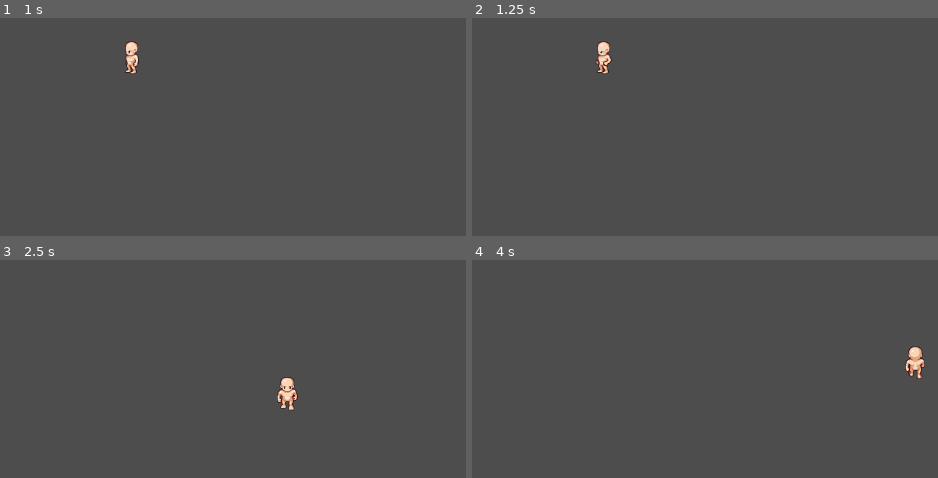
Above: before the commit, frames 1-4 (two rows, left to right).
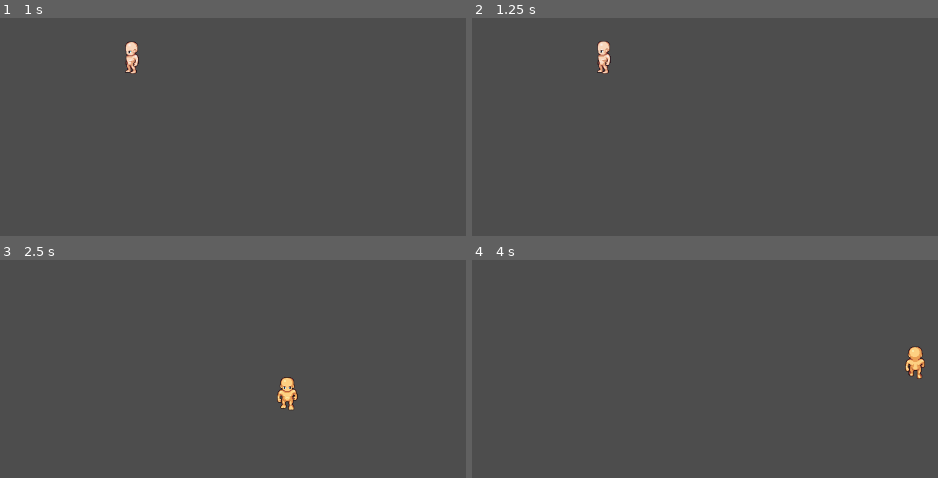
Above: after the commit, the same moments.

Repository: BuiChiBach/project-v-1
Game: Godot game, scene res://scenes/core/Main.tscn
The game is run twice, just before and just after one commit, with the same random seed, the same clock (stepped at 60 frames per second) and the same inputs.
Inputs:
- Up to frame 1 (1 s): click "Play" at 0.5 s
- Up to frame 2 (1.25 s): no input
- Up to frame 3 (2.5 s): tap Enter at 1.25 s; hold Right (ui_right) 1.28-2.03 s; tap 5 at 1.35, 2.3 s; tap 6 at 1.55, 2.1 s; hold Down (ui_down) from 2.03 s (still down)
- Up to frame 4 (4 s): release Down (ui_down) at 2.78 s; hold Right (ui_right) 2.78-3.53 s; tap 5 at 2.85, 3.8 s; tap 6 at 3.05, 3.6 s; hold Up (ui_up) from 3.53 s (still down)

Frame 1 is identical in both runs. In frame 2, 0.2% of the frame differs, in the area x 26-31%, y 10-23%; in frame 3, 0.3%, in the area x 59-64%, y 54-69%; in frame 4, 0.3%.

Commit message:
change texture base character and adjust a little swap palette

Diff:
--- a/scenes/hunters/Hunters.tscn
+++ b/scenes/hunters/Hunters.tscn
@@ -2,18 +2,9 @@
 
 [ext_resource type="Script" uid="uid://dneadke4kbr52" path="res://scripts/hunters/hunters.gd" id="1_u46lg"]
 [ext_resource type="Script" uid="uid://dxyomct08nbce" path="res://scripts/hunters/hunter_visual.gd" id="2_stjub"]
-[ext_resource type="Shader" uid="uid://d2fy726hfgu6n" path="res://shader/swap_palette.gdshader" id="4_trqko"]
 [ext_resource type="Texture2D" uid="uid://brght2mkg4rs1" path="res://assets/sprites/hunters/male_body_base.png" id="5_2houg"]
 [ext_resource type="Texture2D" uid="uid://bwy5fljkotnng" path="res://assets/sprites/hunters/male_head_base.png" id="6_bjgsj"]
 
-[sub_resource type="ShaderMaterial" id="ShaderMaterial_86km1"]
-shader = ExtResource("4_trqko")
-shader_parameter/colors_count = 0
-
-[sub_resource type="ShaderMaterial" id="ShaderMaterial_2houg"]
-shader = ExtResource("4_trqko")
-shader_parameter/colors_count = 0
-
 [sub_resource type="Animation" id="Animation_652te"]
 length = 0.001
 tracks/0/type = "value"
@@ -54,19 +45,19 @@
 "times": PackedFloat32Array(0, 0.5),
 "transitions": PackedFloat32Array(1, 1),
 "update": 1,
-"values": [26, 27]
-}
-tracks/1/type = "value"
-tracks/1/imported = false
-tracks/1/enabled = true
-tracks/1/path = NodePath("Head:frame")
-tracks/1/interp = 1
-tracks/1/loop_wrap = true
-tracks/1/keys = {
-"times": PackedFloat32Array(0, 0.5),
-"transitions": PackedFloat32Array(1, 1),
-"update": 1,
-"values": [26, 27]
+"values": [312, 313]
+}
+tracks/1/type = "value"
+tracks/1/imported = false
+tracks/1/enabled = true
+tracks/1/path = NodePath("Head:frame")
+tracks/1/interp = 1
+tracks/1/loop_wrap = true
+tracks/1/keys = {
+"times": PackedFloat32Array(0, 0.5),
+"transitions": PackedFloat32Array(1, 1),
+"update": 1,
+"values": [312, 313]
 }
 
 [sub_resource type="Animation" id="Animation_trqko"]
@@ -82,19 +73,19 @@
 "times": PackedFloat32Array(0, 0.5),
 "transitions": PackedFloat32Array(1, 1),
 "update": 1,
-"values": [13, 14]
-}
-tracks/1/type = "value"
-tracks/1/imported = false
-tracks/1/enabled = true
-tracks/1/path = NodePath("Head:frame")
-tracks/1/interp = 1
-tracks/1/loop_wrap = true
-tracks/1/keys = {
-"times": PackedFloat32Array(0, 0.5),
-"transitions": PackedFloat32Array(1, 1),
-"update": 1,
-"values": [13, 14]
+"values": [299, 300]
+}
+tracks/1/type = "value"
+tracks/1/imported = false
+tracks/1/enabled = true
+tracks/1/path = NodePath("Head:frame")
+tracks/1/interp = 1
+tracks/1/loop_wrap = true
+tracks/1/keys = {
+"times": PackedFloat32Array(0, 0.5),
+"transitions": PackedFloat32Array(1, 1),
+"update": 1,
+"values": [299, 300]
 }
 
 [sub_resource type="Animation" id="Animation_2houg"]
@@ -110,19 +101,19 @@
 "times": PackedFloat32Array(0, 0.5),
 "transitions": PackedFloat32Array(1, 1),
 "update": 1,
-"values": [39, 40]
-}
-tracks/1/type = "value"
-tracks/1/imported = false
-tracks/1/enabled = true
-tracks/1/path = NodePath("Head:frame")
-tracks/1/interp = 1
-tracks/1/loop_wrap = true
-tracks/1/keys = {
-"times": PackedFloat32Array(0, 0.5),
-"transitions": PackedFloat32Array(1, 1),
-"update": 1,
-"values": [39, 40]
+"values": [325, 326]
+}
+tracks/1/type = "value"
+tracks/1/imported = false
+tracks/1/enabled = true
+tracks/1/path = NodePath("Head:frame")
+tracks/1/interp = 1
+tracks/1/loop_wrap = true
+tracks/1/keys = {
+"times": PackedFloat32Array(0, 0.5),
+"transitions": PackedFloat32Array(1, 1),
+"update": 1,
+"values": [325, 326]
 }
 
 [sub_resource type="Animation" id="Animation_86km1"]
@@ -138,19 +129,19 @@
 "times": PackedFloat32Array(0, 0.5),
 "transitions": PackedFloat32Array(1, 1),
 "update": 1,
-"values": [0, 1]
-}
-tracks/1/type = "value"
-tracks/1/imported = false
-tracks/1/enabled = true
-tracks/1/path = NodePath("Head:frame")
-tracks/1/interp = 1
-tracks/1/loop_wrap = true
-tracks/1/keys = {
-"times": PackedFloat32Array(0, 0.5),
-"transitions": PackedFloat32Array(1, 1),
-"update": 1,
-"values": [0, 1]
+"values": [286, 287]
+}
+tracks/1/type = "value"
+tracks/1/imported = false
+tracks/1/enabled = true
+tracks/1/path = NodePath("Head:frame")
+tracks/1/interp = 1
+tracks/1/loop_wrap = true
+tracks/1/keys = {
+"times": PackedFloat32Array(0, 0.5),
+"transitions": PackedFloat32Array(1, 1),
+"update": 1,
+"values": [286, 287]
 }
 
 [sub_resource type="Animation" id="Animation_6olut"]
@@ -473,17 +464,15 @@
 script = ExtResource("2_stjub")
 
 [node name="Body" type="Sprite2D" parent="Visual" unique_id=1564838644]
-material = SubResource("ShaderMaterial_86km1")
 texture = ExtResource("5_2houg")
 hframes = 13
-vframes = 21
+vframes = 54
 frame = 14
 
 [node name="Head" type="Sprite2D" parent="Visual" unique_id=39142781]
-material = SubResource("ShaderMaterial_2houg")
 texture = ExtResource("6_bjgsj")
 hframes = 13
-vframes = 21
+vframes = 54
 frame = 14
 
 [node name="AnimationPlayer" type="AnimationPlayer" parent="Visual" unique_id=122931116]
--- a/scripts/hunters/hunter_visual.gd
+++ b/scripts/hunters/hunter_visual.gd
@@ -23,6 +23,8 @@
 	}
 }
 
+var swap_palette_shader_path = "res://shader/swap_palette.gdshader";
+
 @onready var body_sprite = $Body
 @onready var head_sprite = $Head
 
@@ -47,3 +49,24 @@
 func set_character_textures(body_texture_path: String, head_texture_path: String) -> void:
 	body_sprite.texture = load(body_texture_path)
 	head_sprite.texture = load(head_texture_path)
+
+
+# Swap body palette using shader
+func swap_head_body_palette(original_palette: String, new_palette: String, colors_count: int) -> void:
+	var original_tex = load(original_palette)
+	var new_tex = load(new_palette)
+	var shader = load(swap_palette_shader_path)
+
+	if original_tex == null or new_tex == null or shader == null:
+		print("ERROR: Failed to load palette textures or shader")
+		return
+
+	var material = ShaderMaterial.new()
+	material.shader = shader
+	material.set_shader_parameter("original_palette", original_tex)
+	material.set_shader_parameter("new_palette", new_tex)
+	material.set_shader_parameter("colors_count", colors_count)
+
+	body_sprite.material = material
+	head_sprite.material = material
+	print("Swapped hea/body palette: %s → %s (colors: %d)" % [original_palette, new_palette, colors_count])
--- a/scripts/hunters/hunters.gd
+++ b/scripts/hunters/hunters.gd
@@ -27,6 +27,14 @@
 			KEY_4:
 				set_character_type(visual.CharacterType.ZOMBIE)
 				print("Changed to ZOMBIE")
+			KEY_5:
+				# Swap to amber palette
+				visual.swap_head_body_palette("res://assets/palette/body/light.png", "res://assets/palette/body/amber.png", 6)
+			KEY_6:
+				# Swap back to light palette (remove shader)
+				visual.body_sprite.material = null
+				visual.head_sprite.material = null
+				print("Reset body to original palette")
 
 
 func _physics_process(delta: float) -> void:
Binary file changed: assets/sprites/enemies/skeleton_body_base.png
Binary file changed: assets/sprites/enemies/skeleton_head_base.png
Binary file changed: assets/sprites/enemies/zombie_body_base.png
Binary file changed: assets/sprites/enemies/zombie_head_base.png
Binary file changed: assets/sprites/hunters/female_body_base.png
Binary file changed: assets/sprites/hunters/female_head_base.png
Binary file changed: assets/sprites/hunters/male_body_base.png
Binary file changed: assets/sprites/hunters/male_head_base.png
Binary file added: assets/sprites/weapon/longsword.png
Not shown, added: assets/sprites/weapon/longsword.png.import
